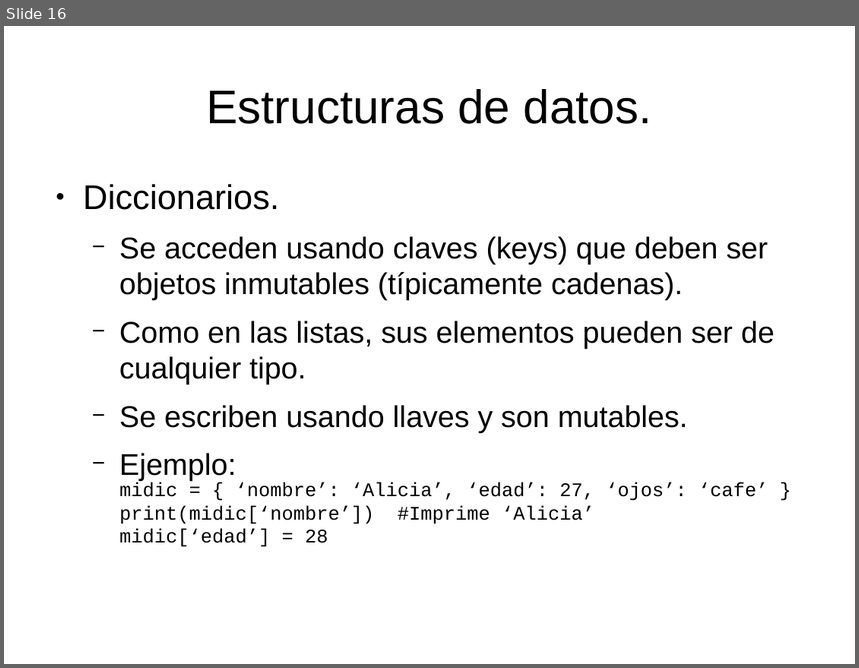
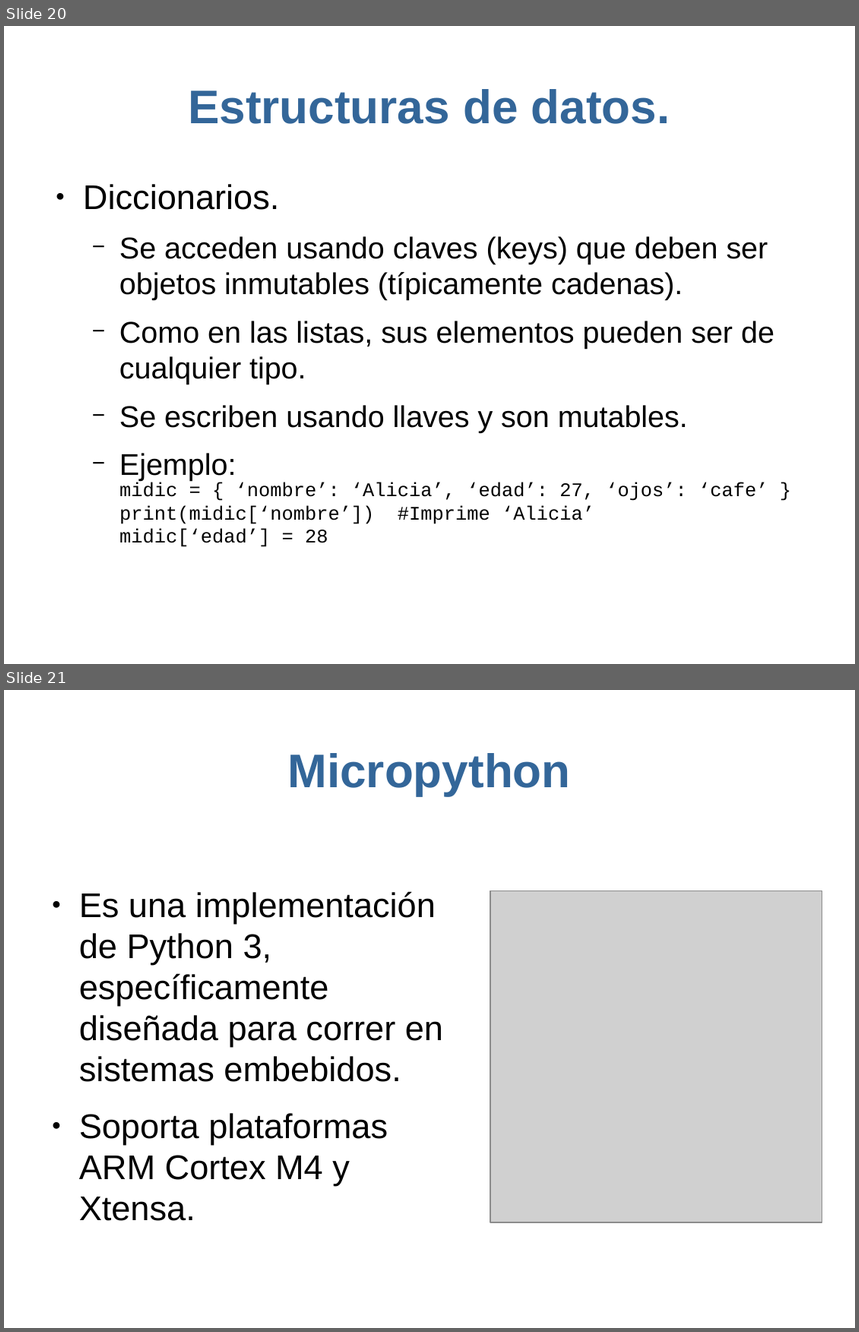
Before and after one commit to joksan/Presentaciones, a slide deck: Breve introduccion a Python/Breve introduccion a Python.odp. Shown one above the other, each under a label of ours: slide 16 before the commit, slides 20 and 21 after it. The pictures are 859x668 and 859x1332 pixels, drawn with LibreOffice and Linux fonts; fonts in the diff are those of the drawing; grey boxes stand for pictures. Boxes give left, top, right and bottom in pixels: in the first picture for what was removed or moved away, otherwise in the second. Text is boxed around its words. In the diff, an @@ line names an element or a change of style, - is before the commit and + after.

Commit message:
cambios de detalles a presentacion de python.

```diff
--- a/Breve introduccion a Python/Breve introduccion a Python.odp
+++ b/Breve introduccion a Python/Breve introduccion a Python.odp
@@ slide 21 added at [4, 690, 855, 1328], background #FFFFFF @@
@@ title added at [288, 753, 571, 796], 44 pt, text #336699, bold @@
+Micropython
@@ text added at [79, 891, 443, 1221], 32 pt, text #000000 @@
+● Es una implementación de Python 3, específicamente diseñada para correr en sistemas embebidos.
+● Soporta plataformas ARM Cortex M4 y Xtensa.
@@ picture added at [490, 891, 823, 1223] @@
@@ what was slide 16 is now slide 20 @@
@@ slide 20 changed as well @@
@@ title "Estructuras de datos." at [188, 89, 671, 124]: text colour #000000 to #336699, bold on @@
```
Also in this commit, not shown: 16 other slides changed, 5 other slides added, 1 slide removed.
